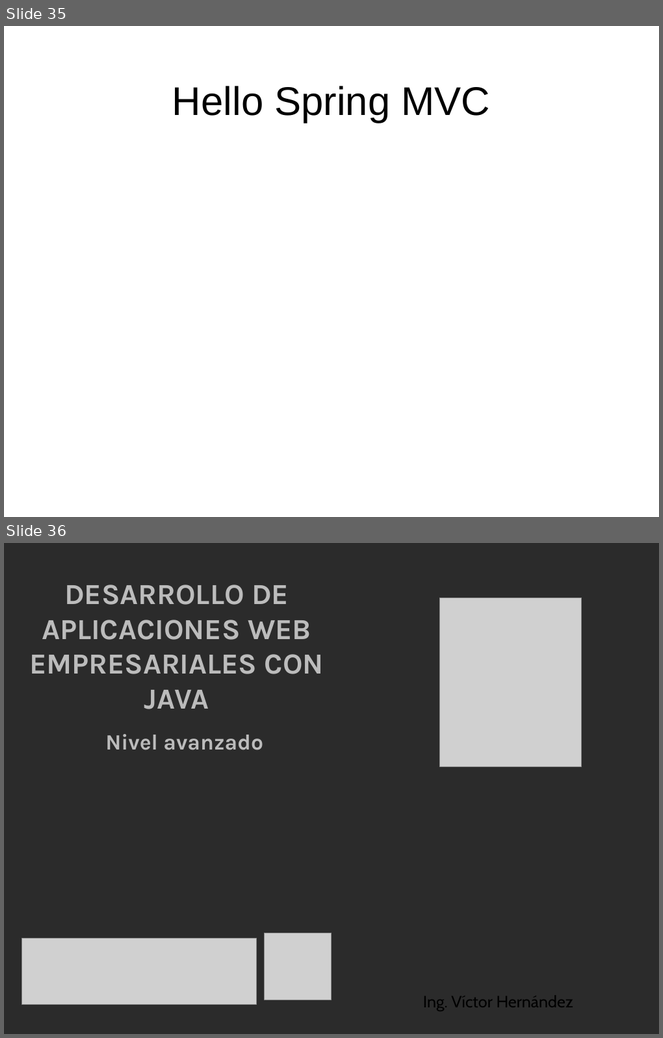
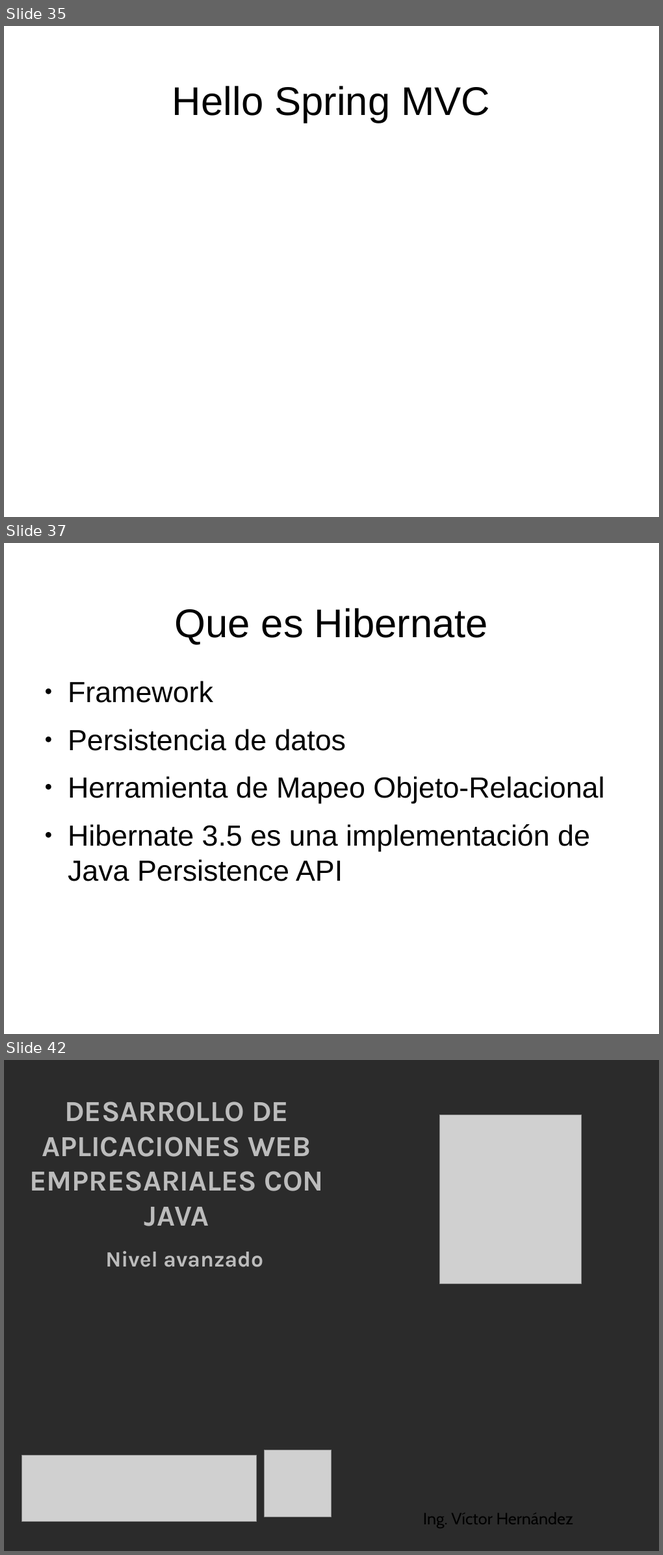
Before and after one commit to gros777/JAWorkspace, a slide deck: PresentacionJavaAvanzado.odp. Shown one above the other, each under a label of ours: slides 35 and 36 before the commit, slides 35, 37 and 42 after it; the slides between them are not shown. The pictures are 663x1038 and 663x1555 pixels, drawn with LibreOffice and Linux fonts; fonts in the diff are those of the drawing; grey boxes stand for pictures; background and template pictures are left out; a plain dark background stands for a picture behind light text. Boxes give left, top, right and bottom in pixels: in the first picture for what was removed or moved away, otherwise in the second. Text is boxed around its words. In the diff, an @@ line names an element or a change of style, - is before the commit and + after.

```diff
--- a/PresentacionJavaAvanzado.odp
+++ b/PresentacionJavaAvanzado.odp
@@ slide 37 added at (4,543,659,1034), background picture (left out) @@
@@ title added at (174,608,488,645), 44 pt, text #000000 @@
+Que es Hibernate
@@ text added at (68,681,605,882), 32 pt, text #000000 @@
+● Framework
+● Persistencia de datos
+● Herramienta de Mapeo Objeto-Relacional
+● Hibernate 3.5 es una implementación de Java Persistence API
@@ what was slide 36 is now slide 42 @@
```
Also in this commit, not shown: 5 other slides added, 1 other file.
